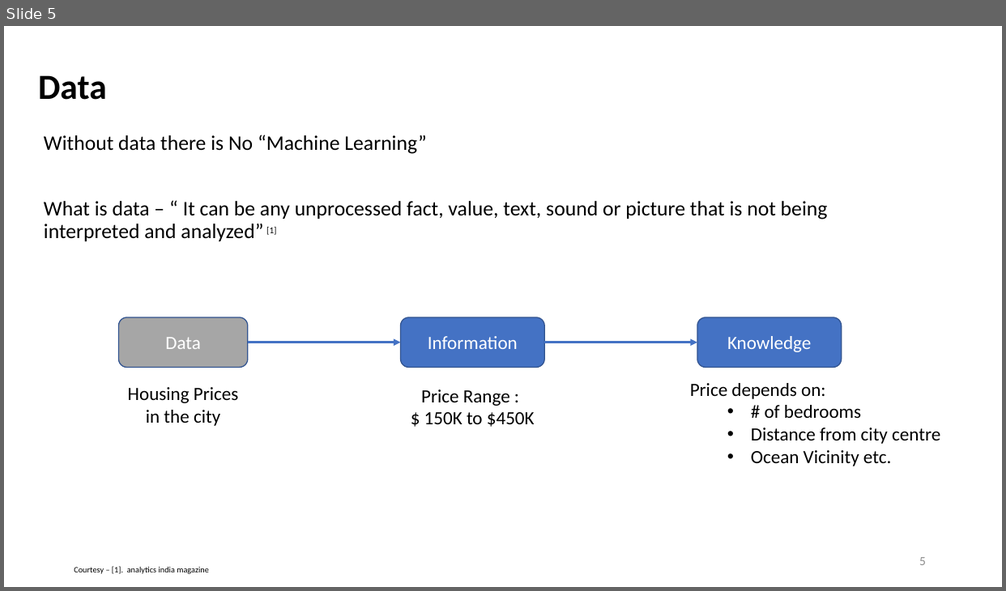
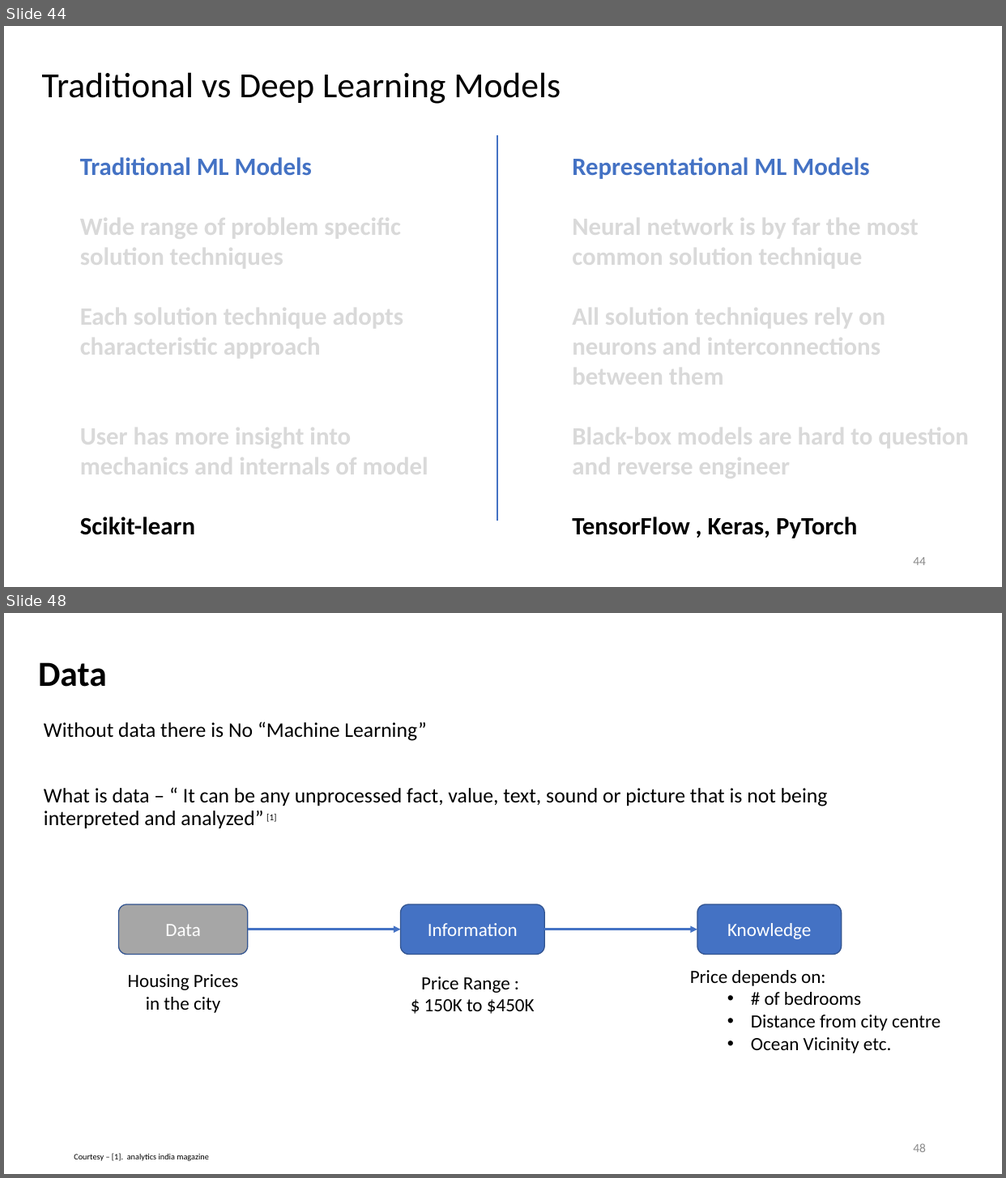
Before and after one commit to khemrajsawant/ML, a slide deck: Machine Learning.pptx. Shown one above the other, each under a label of ours: slide 5 before the commit, slides 44 and 48 after it; the slides between them are not shown. The pictures are 1006x591 and 1006x1178 pixels, drawn with LibreOffice and Linux fonts; fonts in the diff are those of the drawing. Boxes give left, top, right and bottom in pixels: in the first picture for what was removed or moved away, otherwise in the second. Text is boxed around its words. In the diff, an @@ line names an element or a change of style, - is before the commit and + after.

```diff
--- a/Machine Learning.pptx
+++ b/Machine Learning.pptx
@@ slide 44 added at (4, 26, 1002, 587), background #FFFFFF @@
@@ title added at (42, 72, 560, 104), 34 pt, text #000000 @@
+Traditional vs Deep Learning Models
@@ line added from (497, 135) to (497, 521), #4472C4 1.5 pt @@
@@ text added at (80, 157, 428, 535), 24 pt, text #D9D9D9, bold @@
+Traditional ML Models
+Wide range of problem specific solution techniques
+Each solution technique adopts characteristic approach
+User has more insight into mechanics and internals of model
+Scikit-learn
@@ text added at (572, 157, 969, 539), 24 pt, text #D9D9D9, bold @@
+Representational ML Models
+Neural network is by far the most common solution technique
+All solution techniques rely on neurons and interconnections between them
+Black-box models are hard to question and reverse engineer
+TensorFlow , Keras, PyTorch
@@ page number added at (913, 557, 926, 565), 12 pt, text #8C8C8C @@
+44
@@ what was slide 5 is now slide 48 @@
@@ page number at (913, 1144, 926, 1152): text changed @@
-5
+48
```
Also in this commit, not shown: 2 slides changed, 48 other slides added.
